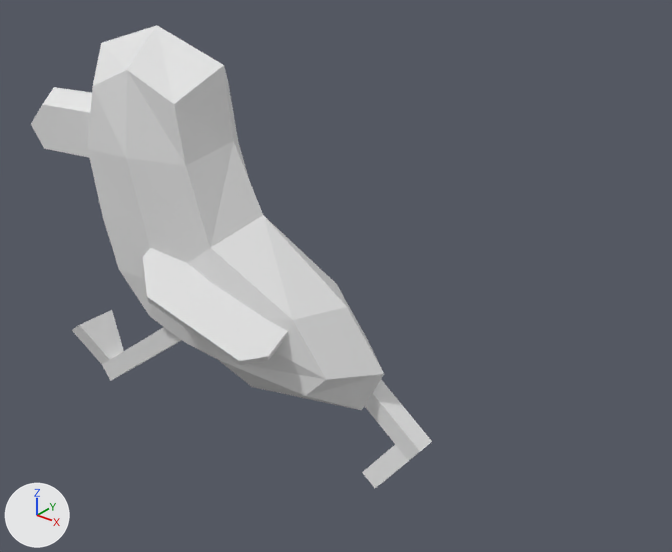
Two versions of the Blender file assets/goose.blend, one commit apart.
Before and after are seen from a 50 mm camera at (6.89, -6.63, 4.83) aimed at (1.36, 0.29, 0.54). The axes (+X, +Y, +Z) are drawn at lower left. The lights are the same throughout.

Names of what the first picture shows: 'beak', 'body', 'legs', 'legs.001', 'wings'.
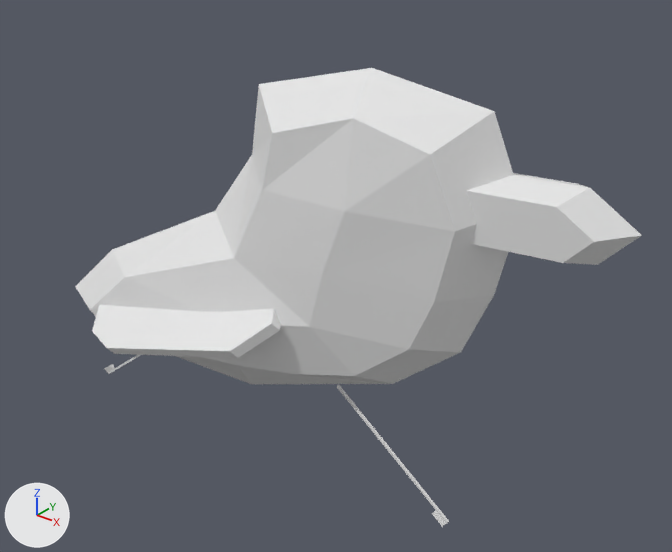
Location of each change, (x1, y1, x2, y2) in pixels of the pictures (672 x 552 px):
'body', mesh rescaled (48% wider, 18% shorter): before (88, 25, 384, 410); after (75, 68, 513, 384)
'beak', moved, rescaled: before (31, 87, 92, 158); after (467, 173, 642, 265)
'wings', moved: before (143, 248, 288, 365); after (92, 305, 281, 358)
'legs.001', mesh rescaled: before (362, 380, 432, 488); after (337, 385, 449, 527)
'legs', mesh rescaled: before (72, 310, 182, 381); after (105, 355, 141, 374)

What the commit changed:
me_cube_001 has 31 vertices, 23 faces and spans x -1.11..1.28, y -0.62..0.0, z -0.79..3.49.
me_cube_001 is used by ob_body; location (0.33, 0.0, -0.36); rotation (0.0, 0.0, 0.175), in degrees (0, 0, 10); scale (-1.54, 1.0, 0.952).
me_cube_001 part 1: the whole mesh is scaled about the mesh origin by (-1.54, 1, 0.952).
me_cube_002 has 26 vertices, 24 faces and spans x -0.94..2.35, y -1.0..1.0, z -0.96..1.3.
me_cube_002 is used by ob_beak; parent ob_body; location (-1.935, 0.0, 1.715); scale (0.628, 0.325, 0.323).
me_cube_002 part 2: the whole mesh is scaled about its middle by (0.628, 0.325, 0.323), then moved by (-2.33, 0.0, 1.95).
me_cube_003 has 16 vertices, 14 faces and spans x -5.84..1.0, y -5.48..-1.03, z -1.0..2.35.
me_cube_003 is used by ob_legs; location (-1.2, 0.0, -1.04); rotation (0.0, 0.914, 0.0), in degrees (0, 52, 0); scale (0.116, 0.116, 0.738).
me_cube_003 part 3: the whole mesh is scaled about its middle by (0.116, 0.116, 0.738), then moved by (2.14, 2.87, -1.43).
me_cube_006 has 16 vertices, 14 faces and spans x -5.84..1.0, y 1.03..5.48, z -1.0..2.35.
me_cube_006 is used by ob_legs_001; location (1.86, 0.0, -0.83); rotation (0.0, -0.932, 0.0), in degrees (0, -53, 0); scale (0.116, 0.116, 0.738).
me_cube_006 part 4: the whole mesh is scaled about its middle by (0.116, 0.116, 0.738), then moved by (2.14, -2.87, -1.43).
In object 'beak' (ob_beak), matrix_parent_inverse is no longer Matrix(((-0.649, 0.0, 0.0, 0.213), (0.0, 1.0, 0.0, 0.0), (0.0, 0.0, 1.05, 0.373), (0.0, 0.0, 0.0, 1.0))).
Object 'beak' (ob_beak) is rescaled from (0.628, 0.325, 0.323) to (1.0, 1.0, 1.0).
Object 'beak' (ob_beak) moves from (-1.935, 0.0, 1.715) to (0.0, 0.0, 0.0).
In object 'wings' (ob_wings), matrix_parent_inverse is no longer Matrix(((-0.649, 0.0, 0.0, 0.213), (0.0, 1.0, 0.0, 0.0), (0.0, 0.0, 1.05, 0.373), (0.0, 0.0, 0.0, 1.0))).
